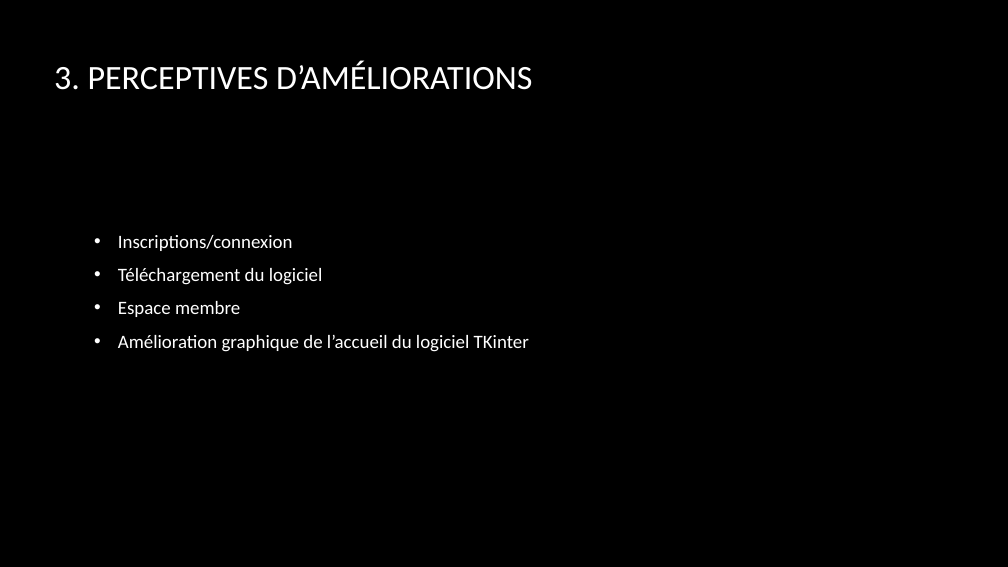
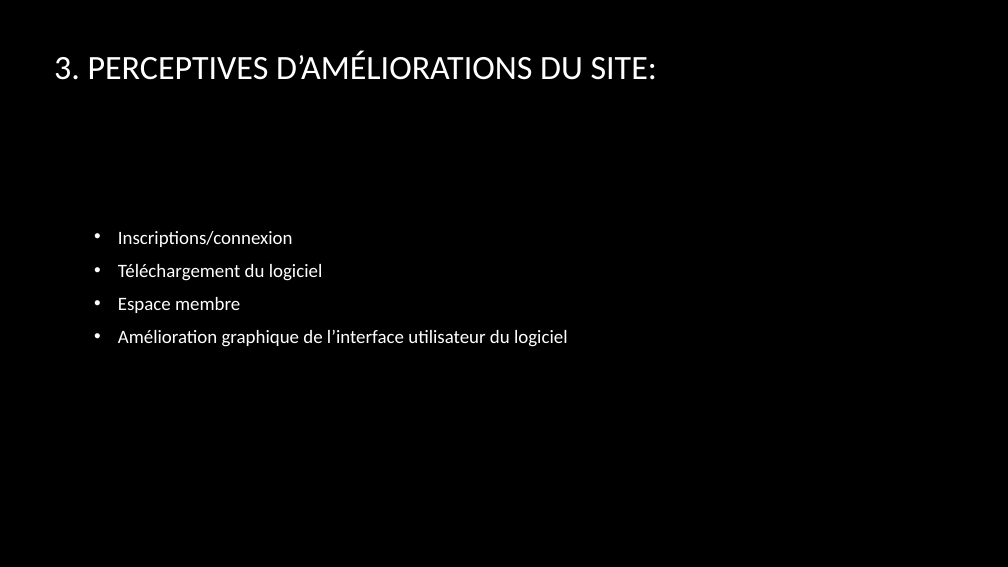
Before and after one commit to izio38/ISN, a slide deck: slide 8 of Présentation_Sonagets_Chabrol.pptx (slide 6 before the commit). Drawn at 1008x567 pixels with LibreOffice and Linux fonts; fonts in the diff are those of the drawing; background and template pictures are left out. Boxes give left, top, right and bottom in pixels: in the first picture for what was removed or moved away, otherwise in the second. Text is boxed around its words. In the diff, an @@ line names an element or a change of style, - is before the commit and + after.

```diff
--- a/Présentation_Sonagets_Chabrol.pptx
+++ b/Présentation_Sonagets_Chabrol.pptx
@@ title at (x1=54, y1=51, x2=657, y2=80): text changed @@
-3. PERCEPTIVES D’AMÉLIORATIONS
+3. PERCEPTIVES D’AMÉLIORATIONS DU SITE:
@@ text at (x1=118, y1=330, x2=568, y2=347): text changed @@
-• Amélioration graphique de l’accueil du logiciel TKinter
+• Amélioration graphique de l’interface utilisateur du logiciel
```
Also in this commit, not shown: 6 other slides changed, 2 slides added, 1 other file.
